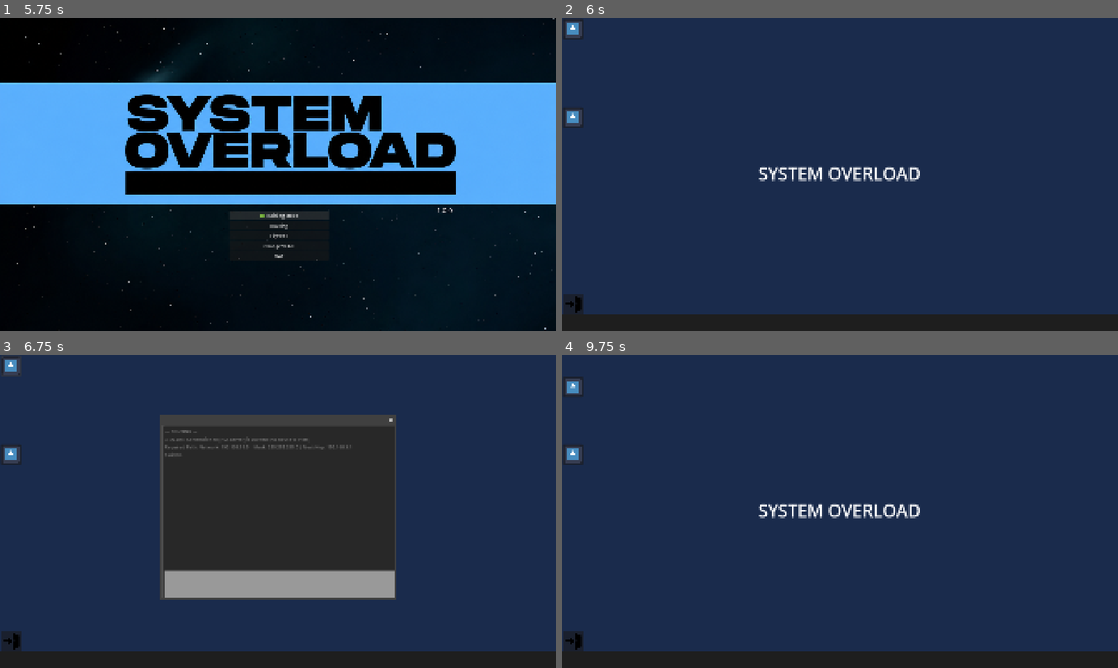
Above: before the commit, frames 1-4 (two rows, left to right).
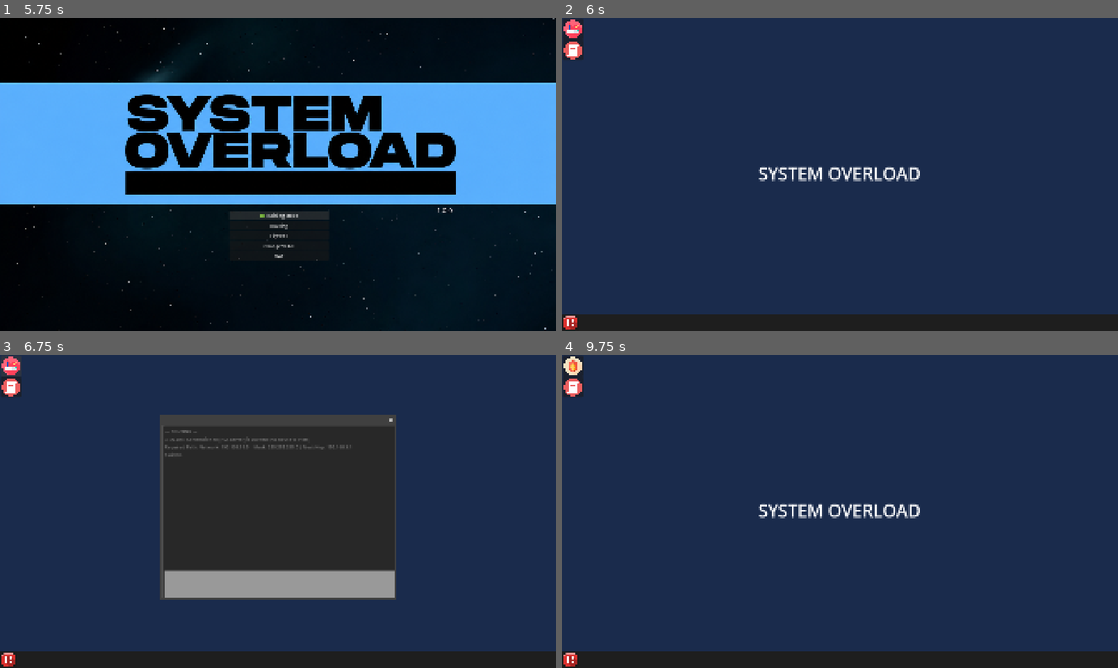
Above: after the commit, the same moments.

Repository: Bookza253/system_overload
Game: Godot game, scene res://start_screen.tscn
Same seed, same stepped clock (60 frames per second), same inputs: the game is played once before the commit and once after it. The engine's default icon, where the game draws it, is replaced by a stand-in: a white triangle on a blue panel in a dark square.
Inputs (mouse positions are in pixels of both pictures, inside the frame that each line leads up to; where the layout moved, square brackets give the same spot in the first picture):
- Up to frame 1 (5.75 s): move the mouse to (400, 158) at 0.52 s; move the mouse to (166, 190) at 1.27 s; move the mouse to (333, 105) at 2.02 s; move the mouse to (250, 237) at 2.77 s; move the mouse to (444, 221) at 3.52 s; click "PRESS TO START" at 4.25 s; click "🟢 Training Mode" at 5 s
- Up to frame 2 (6 s): click "Routing" at 5.75 s
- Up to frame 3 (6.75 s): click (11, 367) at 6.5 s
- Up to frame 4 (9.75 s): click (840, 583) at 7.27 s; type "12" at 7.35 s; click (573, 658) [573, 639] at 8 s; click "🟢 Training Mode" at 8.75 s; click "Firewall" at 9.5 s

Frame 1 is identical in both runs. In frame 2, 1.0% of the frame differs, in the area x 0-4%, y 0-100%; in frame 3, 0.9%; in frame 4, 1.0%.

Commit message:
ไม่รู้จะปรับแต่งอะไรแล้วHelp

Diff:
--- a/main_desktop.tscn
+++ b/main_desktop.tscn
@@ -1,13 +1,17 @@
 [gd_scene format=3 uid="uid://dgr42hxq62v5a"]
 
-[ext_resource type="Texture2D" uid="uid://ddxmxgyyfy8mn" path="res://icon.svg" id="1_pyqms"]
 [ext_resource type="Script" uid="uid://cqyrek2e5a23l" path="res://main_desktop.gd" id="1_xr4pk"]
 [ext_resource type="PackedScene" uid="uid://brfr3h82mx1pa" path="res://task_manager_module.tscn" id="2_xr4pk"]
+[ext_resource type="Texture2D" uid="uid://cegnvwxh5esfl" path="res://router.png" id="2_ydm8d"]
+[ext_resource type="Texture2D" uid="uid://l13prhhtl8y6" path="res://firewall (1).png" id="3_apmtd"]
+[ext_resource type="Texture2D" uid="uid://dfcfl6wwa7e6y" path="res://network-switch.png" id="4_1g7uv"]
 [ext_resource type="PackedScene" uid="uid://cnm2osc2jrxli" path="res://firewall_module.tscn" id="4_f4ip0"]
+[ext_resource type="Texture2D" uid="uid://tpp5gsgq84d8" path="res://transfer.png" id="5_rrfrb"]
 [ext_resource type="PackedScene" uid="uid://cnsch1bd3k5mo" path="res://router_module.tscn" id="5_xjri4"]
 [ext_resource type="PackedScene" uid="uid://c6ykx7s1r1a48" path="res://pdpa_module.tscn" id="6_btvhs"]
-[ext_resource type="Texture2D" uid="uid://jukmxe8pt4aj" path="res://enter.png" id="7_f7fdd"]
 [ext_resource type="Script" uid="uid://pry7sh8rye1m" path="res://Window_Terminal.gd" id="8_tn72c"]
+[ext_resource type="Texture2D" uid="uid://ddr2xxqvfxsaq" path="res://shutdown-icon-0.png" id="10_ydm8d"]
+[ext_resource type="Texture2D" uid="uid://4tshtgay74h3" path="res://document.png" id="11_apmtd"]
 
 [node name="MainDesktop" type="Control" unique_id=1783687923]
 layout_mode = 3
@@ -51,37 +55,37 @@
 offset_top = 3.0
 offset_right = 73.0
 offset_bottom = 73.0
-icon = ExtResource("1_pyqms")
+icon = ExtResource("2_ydm8d")
 expand_icon = true
 
 [node name="Button_Firewall" type="Button" parent="." unique_id=1017060860]
 visible = false
 layout_mode = 0
 offset_left = 3.0
-offset_top = 76.0
-offset_right = 73.0
-offset_bottom = 146.0
-icon = ExtResource("1_pyqms")
+offset_top = 3.0
+offset_right = 73.0
+offset_bottom = 73.0
+icon = ExtResource("3_apmtd")
 expand_icon = true
 
 [node name="Button_Router" type="Button" parent="." unique_id=875990078]
 visible = false
 layout_mode = 0
 offset_left = 3.0
-offset_top = 149.0
-offset_right = 73.0
-offset_bottom = 219.0
-icon = ExtResource("1_pyqms")
+offset_top = 3.0
+offset_right = 73.0
+offset_bottom = 73.0
+icon = ExtResource("4_1g7uv")
 expand_icon = true
 
 [node name="Button_PDPA" type="Button" parent="." unique_id=307648688]
 visible = false
 layout_mode = 0
 offset_left = 3.0
-offset_top = 222.0
-offset_right = 73.0
-offset_bottom = 292.0
-icon = ExtResource("1_pyqms")
+offset_top = 3.0
+offset_right = 73.0
+offset_bottom = 73.0
+icon = ExtResource("5_rrfrb")
 expand_icon = true
 
 [node name="Window_Router" type="Window" parent="." unique_id=727529807]
@@ -138,21 +142,21 @@
 
 [node name="Button_Logout" type="Button" parent="." unique_id=669620143]
 layout_mode = 0
-offset_left = 4.0
-offset_top = 953.0
-offset_right = 74.0
-offset_bottom = 1023.0
-icon = ExtResource("7_f7fdd")
+offset_left = 2.0
+offset_top = 1025.0
+offset_right = 56.0
+offset_bottom = 1079.0
+icon = ExtResource("10_ydm8d")
 expand_icon = true
 
 [node name="Window_Terminal" type="Button" parent="." unique_id=275709142]
 visible = false
 layout_mode = 0
 offset_left = 3.0
-offset_top = 308.0
-offset_right = 73.0
-offset_bottom = 378.0
-icon = ExtResource("1_pyqms")
+offset_top = 76.0
+offset_right = 73.0
+offset_bottom = 146.0
+icon = ExtResource("11_apmtd")
 expand_icon = true
 
 [node name="Popup_Terminal" type="Window" parent="." unique_id=273347381]
--- a/mode_selection.tscn
+++ b/mode_selection.tscn
@@ -12,7 +12,7 @@
 grow_vertical = 2
 script = ExtResource("1_a3mlw")
 metadata/_edit_horizontal_guides_ = [539.0]
-metadata/_edit_vertical_guides_ = [961.0]
+metadata/_edit_vertical_guides_ = [626.0]
 
 [node name="TextureRect" type="TextureRect" parent="." unique_id=240012165]
 layout_mode = 0
--- a/project.godot
+++ b/project.godot
@@ -23,6 +23,7 @@
 
 window/size/viewport_width=1920
 window/size/viewport_height=1080
+window/size/mode=2
 window/stretch/mode="canvas_items"
 
 [physics]
Binary file added: document.png
Binary file added: firewall (1).png
Binary file added: network-switch.png
Binary file added: router.png
Binary file added: shutdown-icon-0.png
Binary file added: transfer.png
